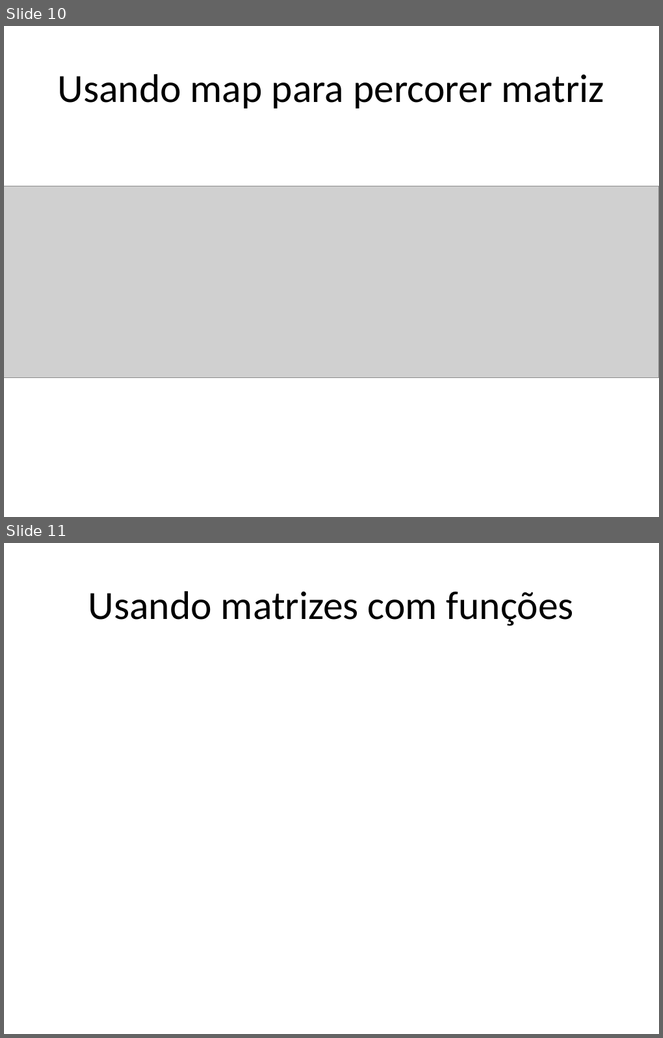
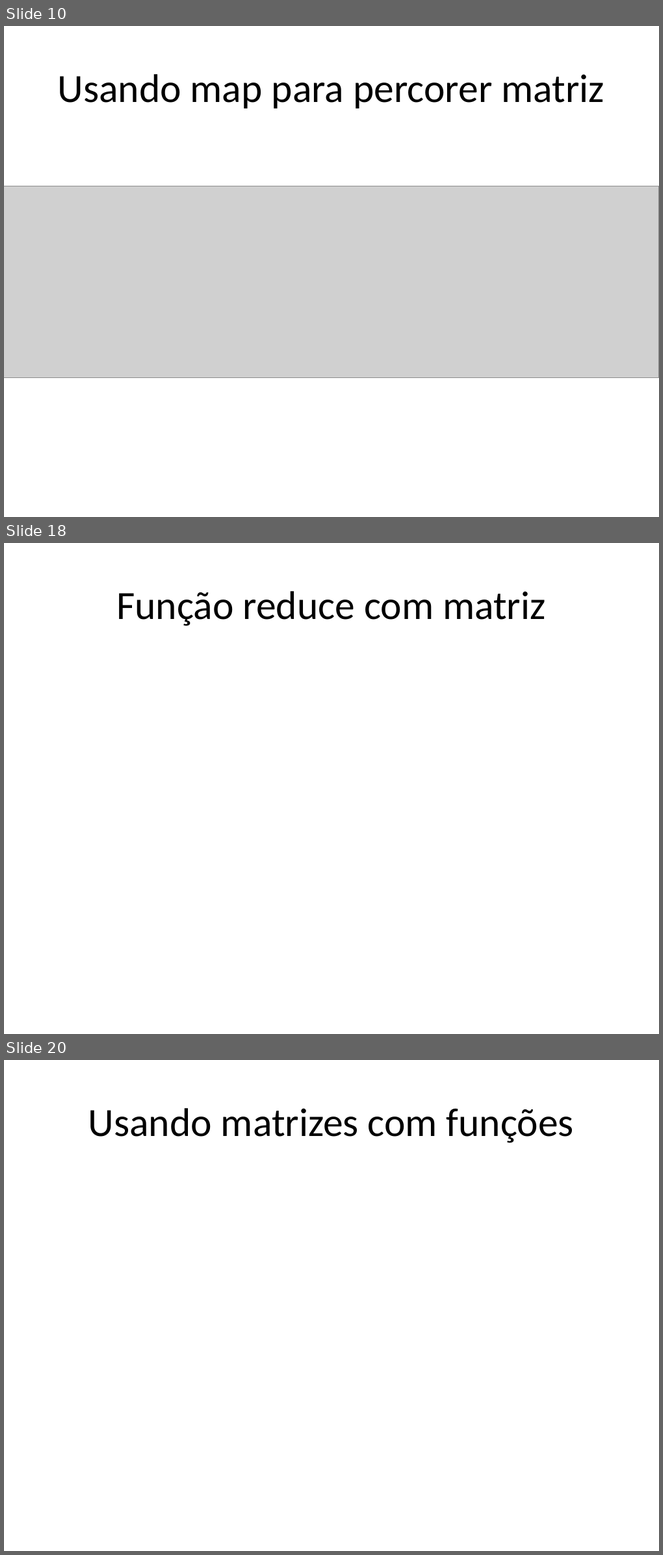
Before and after one commit to dfpires/progcomp2-2024a, a slide deck: matrizes_2d_javascript.pptx. Shown one above the other, each under a label of ours: slides 10 and 11 before the commit, slides 10, 18 and 20 after it; the slides between them are not shown. The pictures are 663x1038 and 663x1555 pixels, drawn with LibreOffice and Linux fonts; fonts in the diff are those of the drawing; grey boxes stand for pictures. Boxes give left, top, right and bottom in pixels: in the first picture for what was removed or moved away, otherwise in the second. Text is boxed around its words. In the diff, an @@ line names an element or a change of style, - is before the commit and + after.

```diff
--- a/matrizes_2d_javascript.pptx
+++ b/matrizes_2d_javascript.pptx
@@ slide 18 added at box(4, 543, 659, 1034), background #FFFFFF @@
@@ title added at box(116, 591, 546, 626), 44 pt, text #000000 @@
+Função reduce com matriz
@@ what was slide 11 is now slide 20 @@
```
Also in this commit, not shown: 8 other slides added, 1 slide removed.
